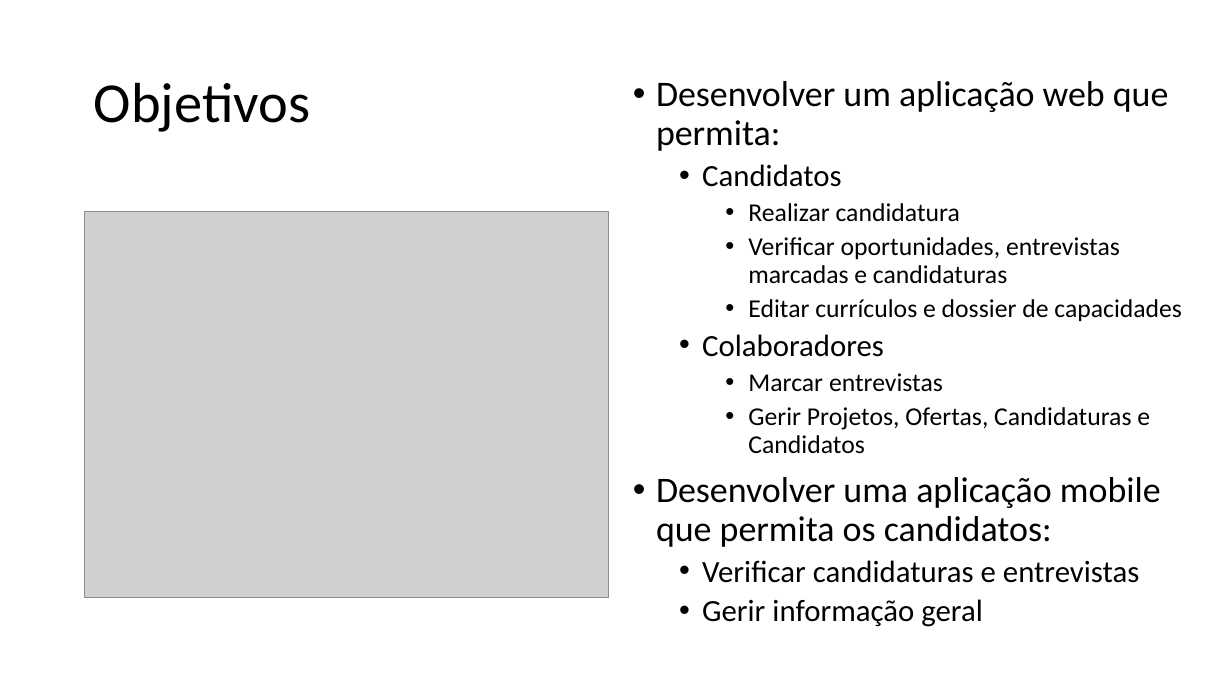
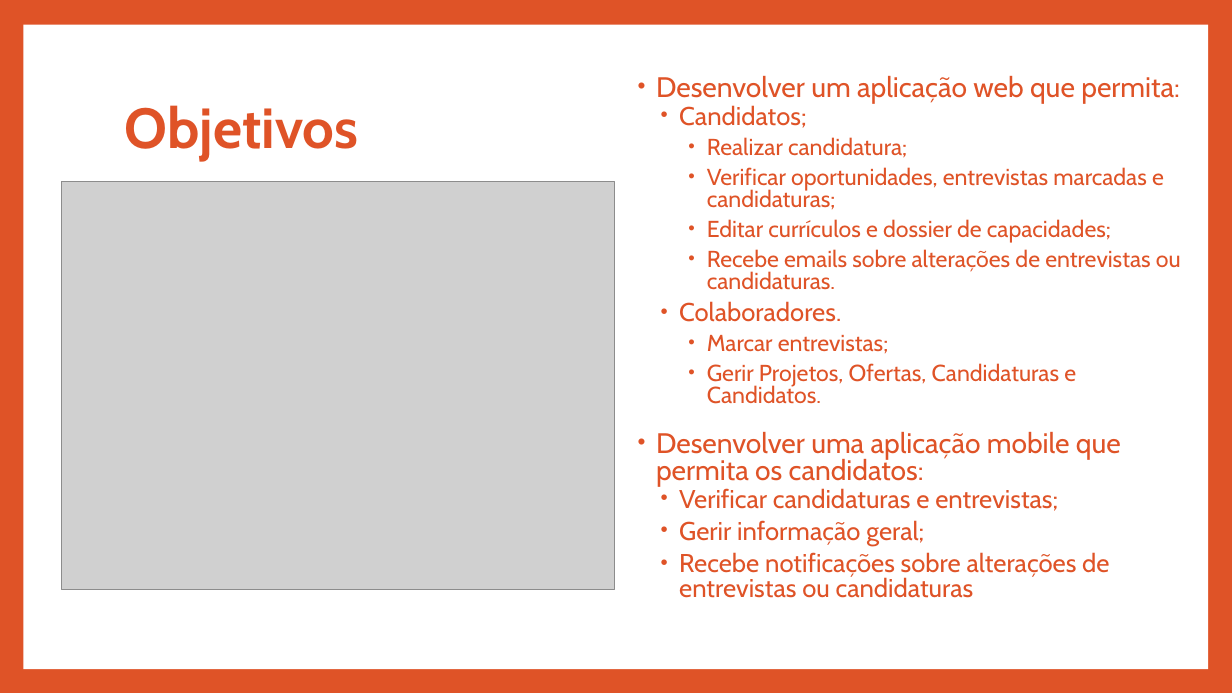
Before and after one commit to A40278/ps_20172018, a slide deck: slide 4 of Appresentação/Appresentacao.pptx. Drawn at 1232x693 pixels with LibreOffice and Linux fonts; fonts in the diff are those of the drawing; grey boxes stand for pictures. Boxes give left, top, right and bottom in pixels: in the first picture for what was removed or moved away, otherwise in the second. Text is boxed around its words. In the diff, an @@ line names an element or a change of style, - is before the commit and + after.

```diff
--- a/Appresentação/Appresentacao.pptx
+++ b/Appresentação/Appresentacao.pptx
@@ background #FFFFFF to #DF5327 @@
@@ rectangle added at bbox=[23, 25, 1208, 669], fill #FFFFFF @@
@@ title "Objetivos": place and size @@
-title "Objetivos" at bbox=[94, 82, 311, 132]
+title "Objetivos" at bbox=[125, 105, 358, 161]
@@ title "Objetivos" at bbox=[125, 105, 358, 161]: font Calibri to Cabin, text colour #000000 to #DF5327, bold on @@
@@ text at bbox=[656, 76, 1180, 486]: size 28 to 22 pt, font Calibri to Cabin, text colour #000000 to #DF5327 in "Desenvolver um aplicação web que permita:", "Desenvolver uma aplicação mobile que permita os ..."; indent changed; line spacing 0.9 to 0.8; more space between paragraphs @@
@@ text at bbox=[679, 105, 1181, 404]: text changed; size 20 to 18 pt; font Calibri to Cabin; text colour #000000 to #DF5327 @@
-  • Candidatos
-    • Realizar candidatura
-    • Verificar oportunidades, entrevistas marcadas e candidaturas
-    • Editar currículos e dossier de capacidades
-  • Colaboradores
-    • Marcar entrevistas
-    • Gerir Projetos, Ofertas, Candidaturas e Candidatos
+  • Candidatos;
+    • Realizar candidatura;
+    • Verificar oportunidades, entrevistas marcadas e candidaturas;
+    • Editar currículos e dossier de capacidades;
+    • Recebe emails sobre alterações de entrevistas ou candidaturas.
+  • Colaboradores.
+    • Marcar entrevistas;
+    • Gerir Projetos, Ofertas, Candidaturas e Candidatos.
@@ picture: place and size @@
-picture at bbox=[85, 212, 609, 597]
+picture at bbox=[61, 182, 615, 590]
@@ text at bbox=[679, 488, 1109, 598]: text changed; size 24 to 20 pt; font Calibri to Cabin; text colour #000000 to #DF5327 @@
-  • Verificar candidaturas e entrevistas
-  • Gerir informação geral
+  • Verificar candidaturas e entrevistas;
+  • Gerir informação geral;
+  • Recebe notificações sobre alterações de entrevistas ou candidaturas
```
Also in this commit, not shown: 15 other slides changed, 4 slides added, 4 slides removed, 3 other files.
